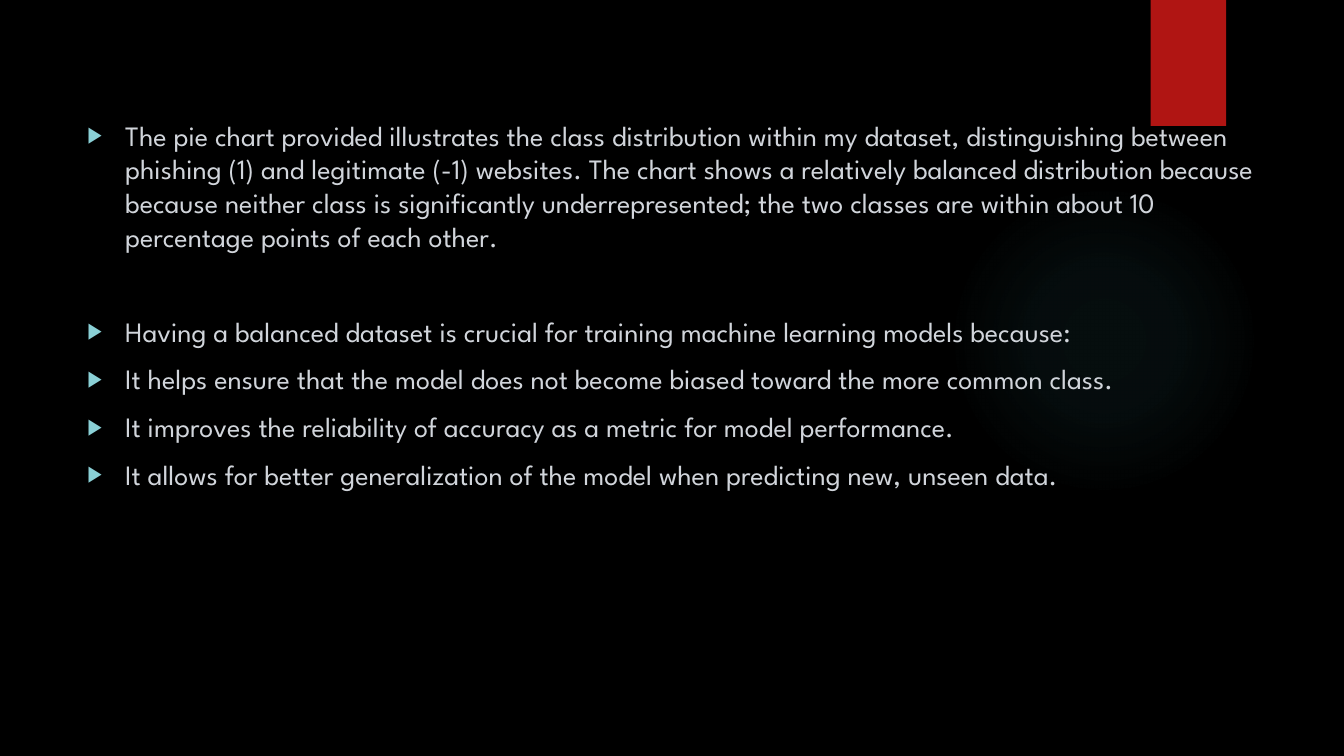
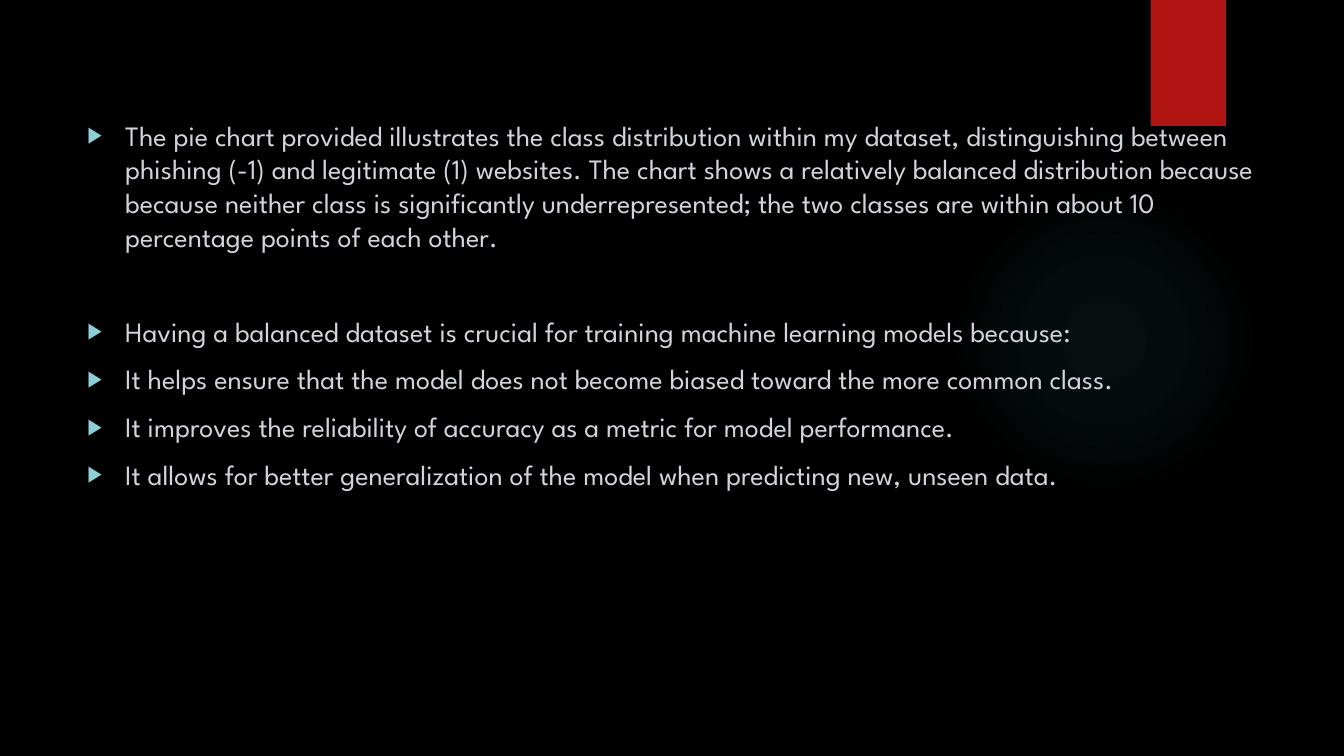
Before and after one commit to mpriyankapatil/ISU-Software_Project_2024, a slide deck: slide 10 of Week 4&5 Presentation.pptx (slide 9 before the commit). Drawn at 1344x756 pixels with LibreOffice and Linux fonts; fonts in the diff are those of the drawing; background and template pictures are left out. Boxes give left, top, right and bottom in pixels: in the first picture for what was removed or moved away, otherwise in the second. Text is boxed around its words. In the diff, an @@ line names an element or a change of style, - is before the commit and + after.

```diff
--- a/Week 4&5 Presentation.pptx
+++ b/Week 4&5 Presentation.pptx
@@ text at box(125, 118, 1253, 253): text changed @@
-▶ The pie chart provided illustrates the class distribution within my dataset, distinguishing between phishing (1) and legitimate (-1) websites. The chart shows a relatively balanced distribution because because neither class is significantly underrepresented; the two classes are within about 10 percentage points of each other.
+▶ The pie chart provided illustrates the class distribution within my dataset, distinguishing between phishing (-1) and legitimate (1) websites. The chart shows a relatively balanced distribution because because neither class is significantly underrepresented; the two classes are within about 10 percentage points of each other.
```
Also in this commit, not shown: 3 other slides changed, 1 slide added.
